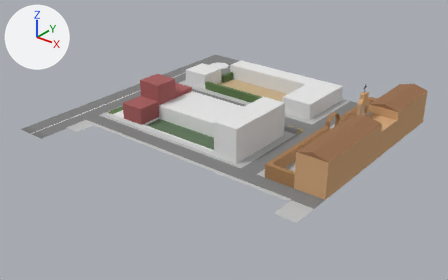
Renders of the glTF model assets/models/chunks/inmaculada.glb from each side of a commit.
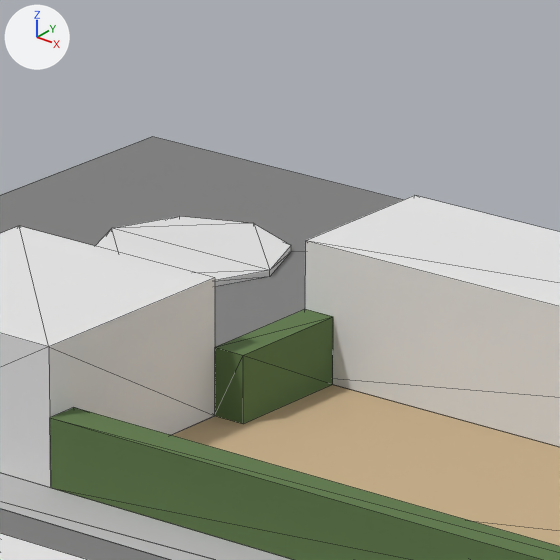
The first picture shows the older version from a camera (50 mm lens) standing at (116.0, -73.5, 61.3) and looking at (32.8, 30.4, -3.1). The close-ups show the older and then the newer version on the part from 45% to 57% of the width and 15% to 34% of the height of that picture. Only the edits that show in the close-ups are written down. The lights are fixed; the arrows at upper left show +X, +Y and +Z. The close-ups show mesh edges as thin lines. Objects named as collision shapes, trigger or cutter boxes, shadow casters or lower levels of detail are left out. Where no turn or scale is listed for an object, it has been applied to the vertices. Vertices at exactly the same position are counted once.

Before the edit, the objects in view are built like this:
```python
me_cylinder = bpy.data.meshes.new('Cylinder')
me_cylinder.from_pydata(...)  # an 8-sided cylinder along z spanning x -3.0..3.0, y -3.0..3.0, z 0.0..0.2
me_plane_001 = bpy.data.meshes.new('Plane.001')
me_plane_001.from_pydata(...)  # 12 vertices, 10 faces; spans x 0.0..64.0, y -2.0..49.0, z 0.0
# faces by material slot: [2, 8]
me_plane_001.materials.append(mat_hospital_parking)  # picture img_hospital_parking
me_plane_001.materials.append(mat_grey)  # grey #808080
me_plane_002 = bpy.data.meshes.new('Plane.002')
me_plane_002.from_pydata(...)  # 56 vertices, 56 faces; spans x 0.0..64.0, y -9.0..48.0, z 0.0..0.2
me_plane_002.materials.append(mat_sidewalk)  # light grey #bfbfbf
ob_island = bpy.data.objects.new('Island', me_cylinder)
ob_island.location = (4.0, 64.0, 0.0)
ob_roads = bpy.data.objects.new('Roads', me_plane_001)
ob_roads.location = (4.0, 15.0, 0.0)
ob_sidewalk = bpy.data.objects.new('Sidewalk', me_plane_002)
ob_sidewalk.location = (4.0, 16.0, 0.0)
# also in view: 'Playground' at (25.5, 53.0, 0.0); 'Bush' at (25.5, 52.5, 1.0); 'Hospital' at (32.0, 27.0, 4.0); 'Buildings' at (26.0, 55.0, 2.0); 'Roundabout' at (4.0, 64.0, 0.0)
```
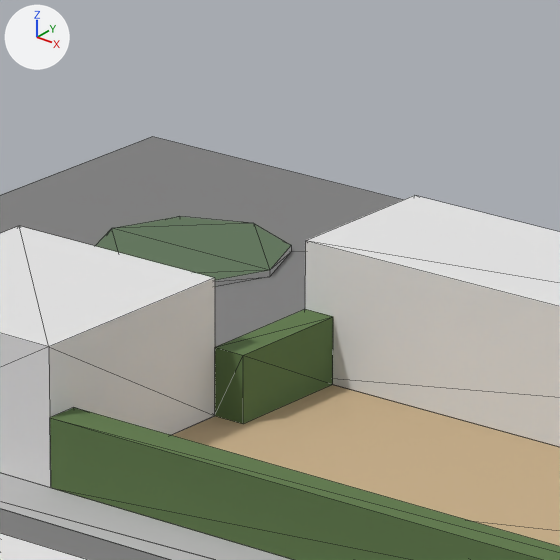
Pixel boxes (x1, y1, x2, y2) of what changed, in the close-ups (560 x 560 px):
part 1 of me_cylinder, recoloured (white to greyish green): (95, 216, 291, 280) in both
part 2 of me_cylinder, recoloured (white to light grey): (215, 246, 291, 287) in both

Edits to the bpy script that builds the scene:
```text
Add mat_material_003:
    mat_material_003 = principled_material('Material.003')
    mat_material_003.base_color = (0.117, 0.181, 0.102)  # greyish green #60765a
    mat_material_003.roughness = 1.0
Add mat_material_004:
    mat_material_004 = principled_material('Material.004')
    mat_material_004.base_color = (0.521, 0.521, 0.521)  # light grey #bfbfbf
    mat_material_004.roughness = 1.0
Change me_cylinder:
    used by ob_island; location = (4.0, 64.0, 0.0)
    remove me_cylinder.from_pydata(...)  # 16 vertices, 28 faces; spans x -3.0..3.0, y -3.0..3.0, z 0.0..0.2
    add me_cylinder.from_pydata(...)  # 16 vertices, 22 faces; spans x -3.0..3.0, y -3.0..3.0, z 0.0..0.2
    me_cylinder part 1: 6 faces spanning x -3.0..3.0, y -3.0..3.0, z 0.2 switch from no material to mat_material_003 (greyish green #60765a)
    me_cylinder part 2: 16 faces spanning x -3.0..3.0, y -3.0..3.0, z 0.0..0.2 switch from no material to mat_material_004 (light grey #bfbfbf)
    edits to the shape of me_cylinder do not show in these pictures
```
